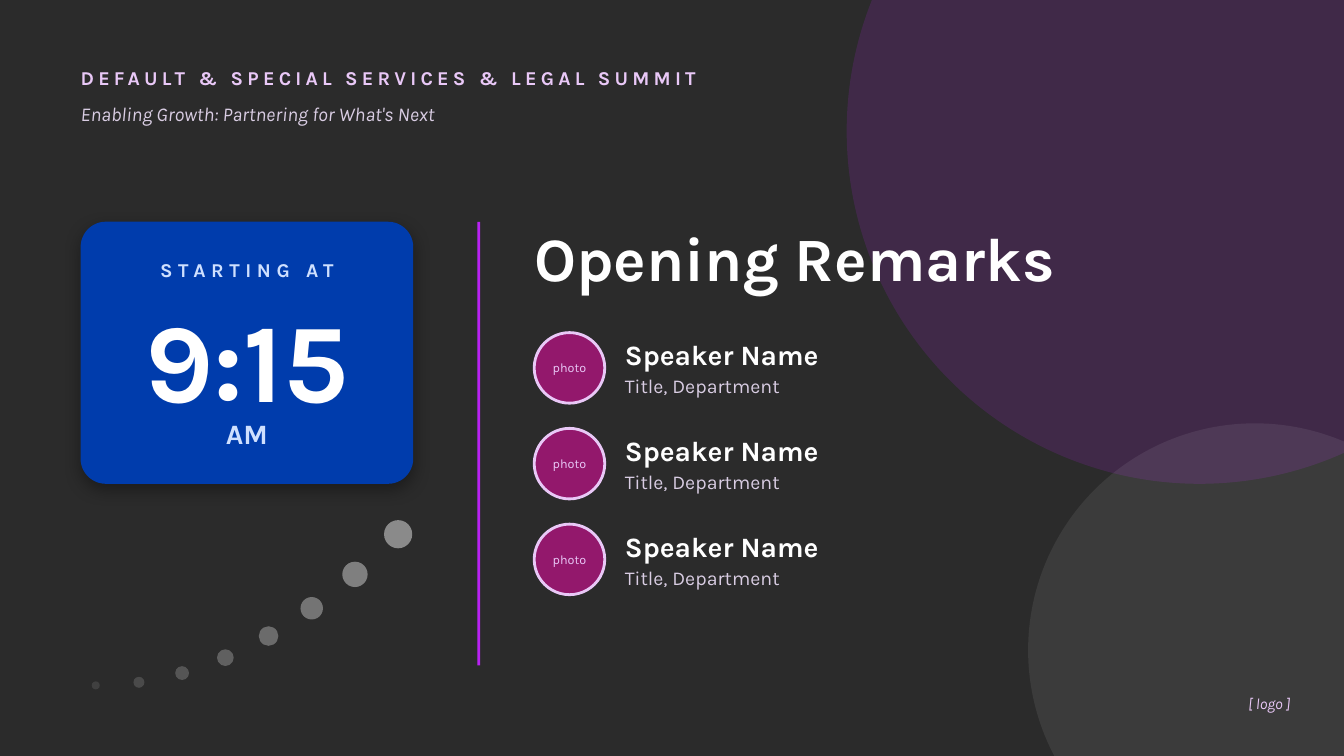
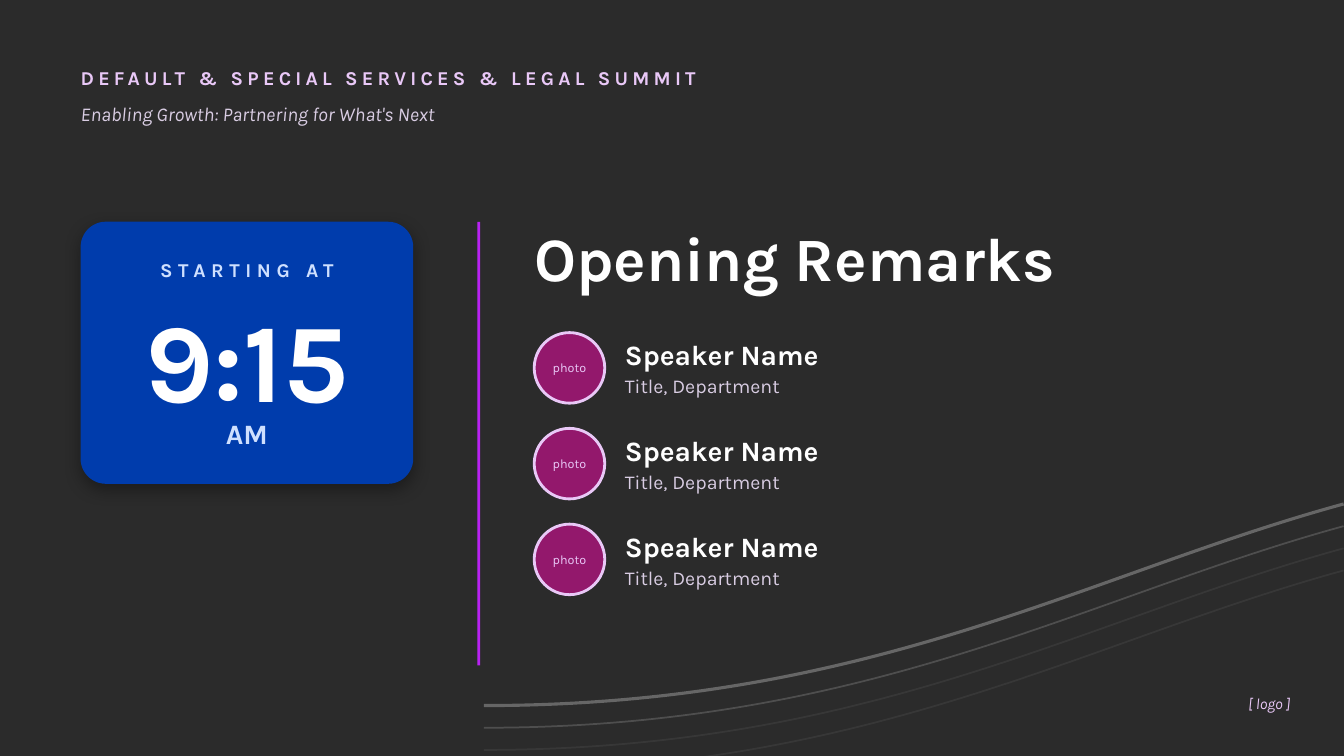
Before and after one commit to lindseycharlick-ctrl/sdgsdgs, a slide deck: slide 2 of mockup/Summit_Holding_Slide_Mockups.pptx. Drawn at 1344x756 pixels with LibreOffice and Linux fonts; fonts in the diff are those of the drawing; background and template pictures are left out; a plain dark background stands for a picture behind light text. Boxes give left, top, right and bottom in pixels: in the first picture for what was removed or moved away, otherwise in the second. Text is boxed around its words. In the diff, an @@ line names an element or a change of style, - is before the commit and + after.

```diff
--- a/mockup/Summit_Holding_Slide_Mockups.pptx
+++ b/mockup/Summit_Holding_Slide_Mockups.pptx
@@ ellipse removed at (847, 0, 1344, 484) @@
@@ ellipse removed at (1028, 423, 1344, 756) @@
@@ freeform shape added at (484, 504, 1344, 706), outline #FFFFFF 2.25 pt @@
@@ ellipse removed at (384, 520, 412, 548) @@
@@ freeform shape added at (484, 526, 1344, 728), outline #FFFFFF 1.25 pt @@
@@ ellipse removed at (343, 562, 368, 587) @@
@@ freeform shape added at (484, 548, 1344, 750), outline #FFFFFF 1.25 pt @@
@@ ellipse removed at (300, 597, 323, 619) @@
@@ freeform shape added at (484, 571, 1344, 756), outline #FFFFFF 1.25 pt @@
@@ ellipse removed at (259, 626, 278, 645) @@
@@ ellipse removed at (217, 649, 234, 666) @@
@@ ellipse removed at (92, 682, 100, 690) @@
@@ ellipse removed at (133, 678, 144, 689) @@
@@ ellipse removed at (175, 666, 190, 681) @@
```
Also in this commit, not shown: 2 other slides changed, 4 other files.
